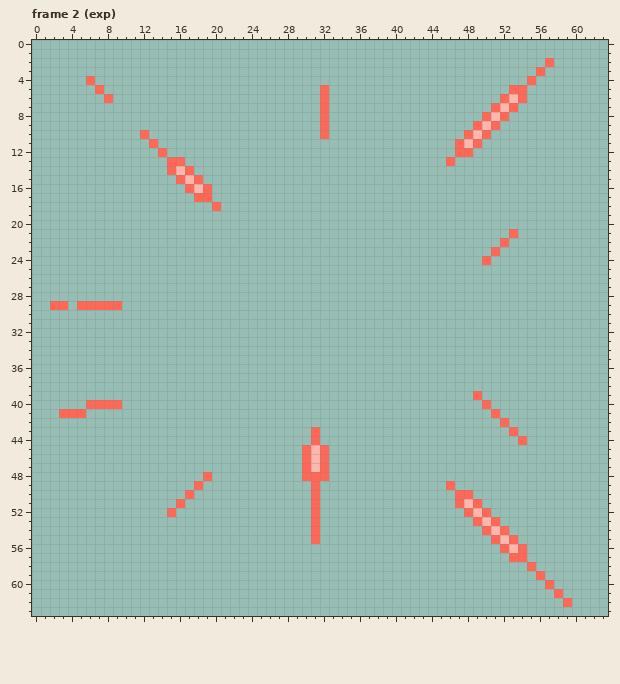
File history of a pixel-art file, _Data/FX/DeahExp.aseprite. The first picture shows the starting point.
64x64 pixels, 5 frames. Shown: frame 2 (exp). The commit also changed other frames, which this record leaves out.
Now the later version:
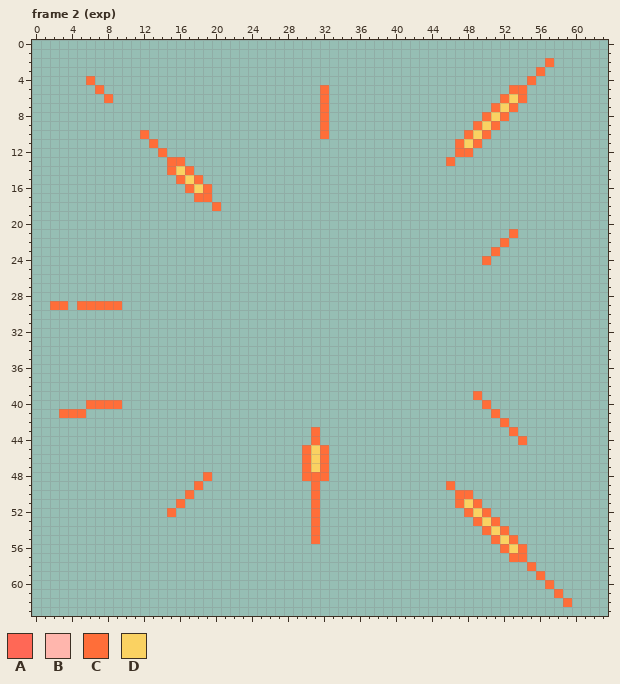
Palette (. is transparent): A #ff6856  B #ffb6ad  C #ff6e39  D #fad262
Edits made:
layer "Layer 1" now shown
layer "Red" now hidden
Changed rows in their new state; - is an unchanged pixel.
Frame 2 (exp):
first column x 6:
 2 ---------------------------------------------------C
 3 --------------------------------------------------C-
 4 C------------------------------------------------C--
 5 -C------------------------C--------------------CC---
 6 --C-----------------------C-------------------CDC---
 7 --------------------------C------------------CDC----
 8 --------------------------C-----------------CDC-----
 9 --------------------------C----------------CDC------
10 ------C-------------------C---------------CDC-------
11 -------C---------------------------------CDC--------
12 --------C--------------------------------CC---------
13 ---------CC-----------------------------C-----------
14 ---------CDC----------------------------------------
15 ----------CDC---------------------------------------
16 -----------CDC--------------------------------------
17 ------------CC--------------------------------------
18 --------------C-------------------------------------
21 -----------------------------------------------C----
22 ----------------------------------------------C-----
23 ---------------------------------------------C------
24 --------------------------------------------C-------
first column x 2:
29 CC-CCCCC
first column x 3:
39 ----------------------------------------------C----------
40 ---CCCC----------------------------------------C---------
41 CCC---------------------------------------------C--------
42 -------------------------------------------------C-------
43 ----------------------------C---------------------C------
44 ----------------------------C----------------------C-----
45 ---------------------------CDC---------------------------
46 ---------------------------CDC---------------------------
47 ---------------------------CDC---------------------------
48 ----------------C----------CCC---------------------------
49 ---------------C------------C--------------C-------------
50 --------------C-------------C---------------CC-----------
51 -------------C--------------C---------------CDC----------
52 ------------C---------------C----------------CDC---------
53 ----------------------------C-----------------CDC--------
54 ----------------------------C------------------CDC-------
55 ----------------------------C-------------------CDC------
56 -------------------------------------------------CDC-----
57 --------------------------------------------------CC-----
58 ----------------------------------------------------C----
59 -----------------------------------------------------C---
60 ------------------------------------------------------C--
61 -------------------------------------------------------C-
62 --------------------------------------------------------C
